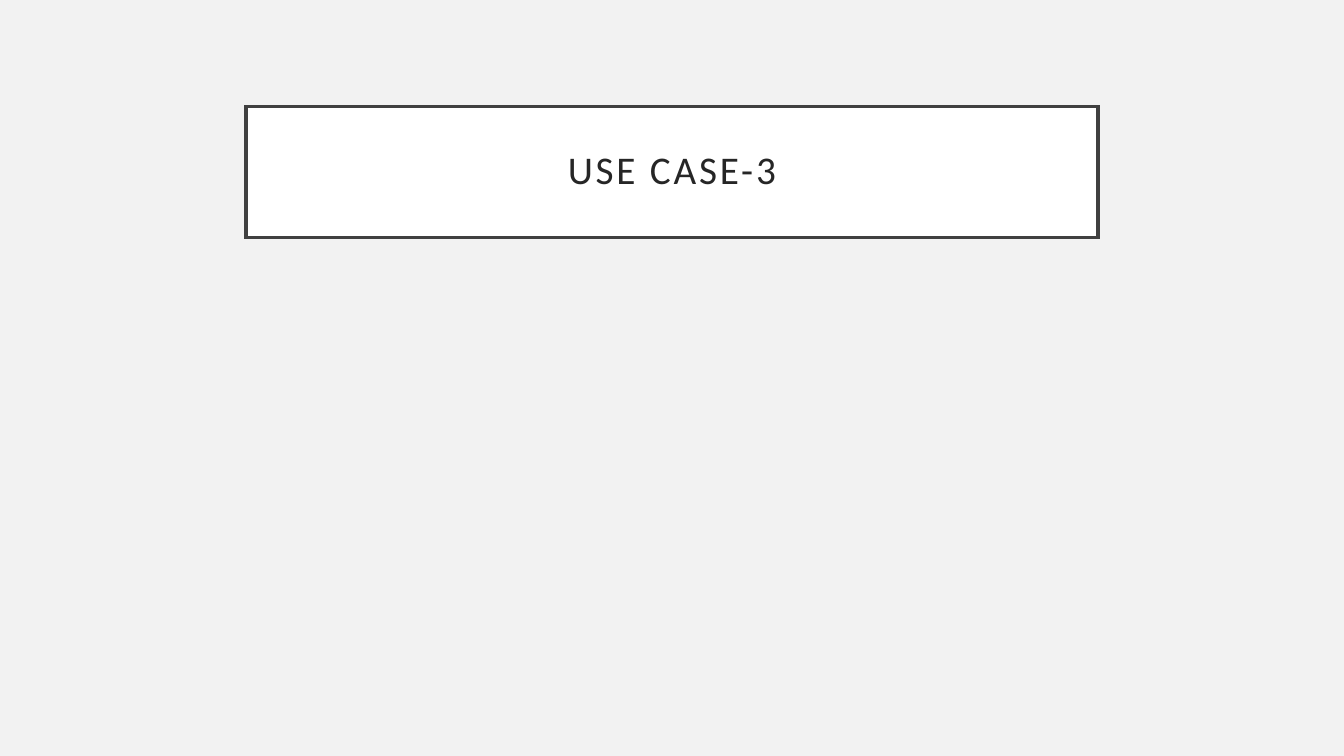
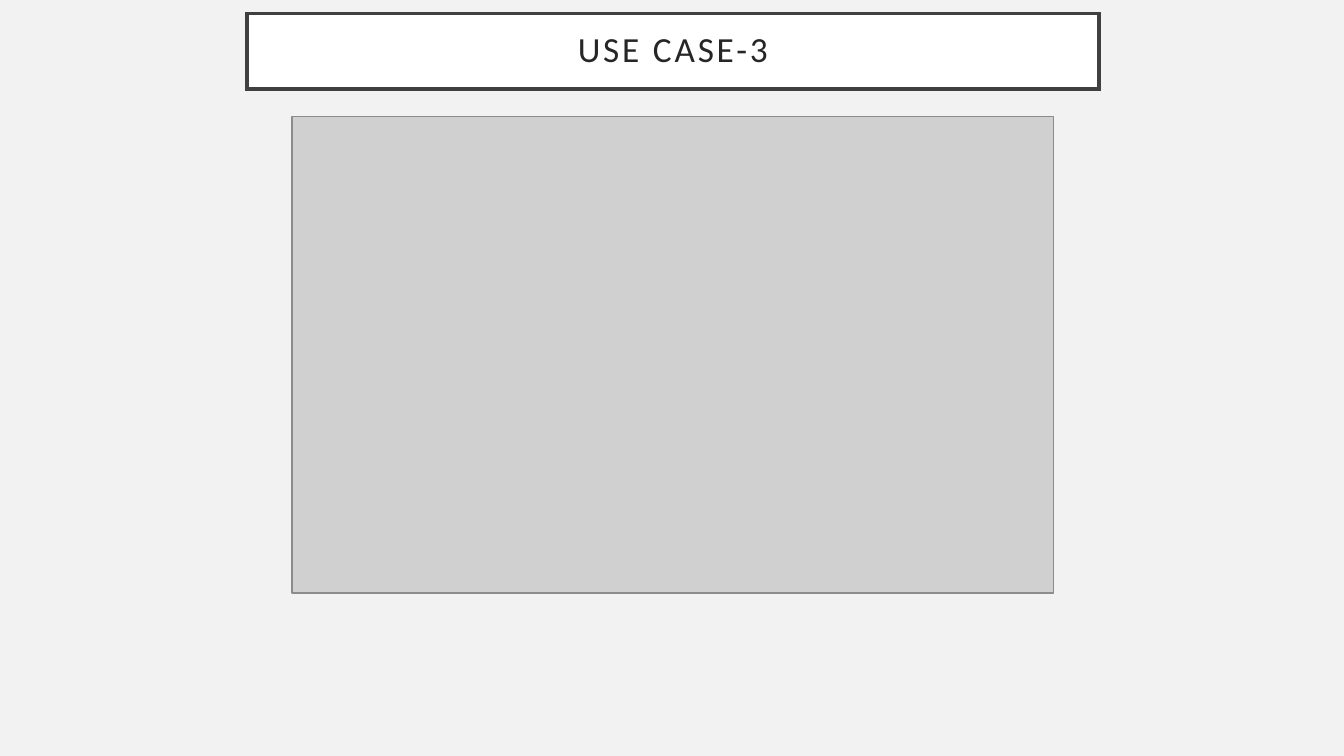
Before and after one commit to cs414-C-Team/cs414-f18-001-C-Team, a slide deck: slide 10 of presentations/C-team_presentation_9-20.pptx. Drawn at 1344x756 pixels with LibreOffice and Linux fonts; fonts in the diff are those of the drawing; grey boxes stand for pictures. Boxes give left, top, right and bottom in pixels: in the first picture for what was removed or moved away, otherwise in the second. Text is boxed around its words. In the diff, an @@ line names an element or a change of style, - is before the commit and + after.

Commit message:
Added Braiden's use case

```diff
--- a/presentations/C-team_presentation_9-20.pptx
+++ b/presentations/C-team_presentation_9-20.pptx
@@ title "USE CASE-3": place and size @@
-title "USE CASE-3" at (246,106,1098,237)
+title "USE CASE-3" at (247,13,1099,89)
@@ title "USE CASE-3" at (247,13,1099,89): size 28 to 25.2 pt @@
@@ picture added at (292,116,1055,593) @@
```
Also in this commit, not shown: 1 slide removed.
